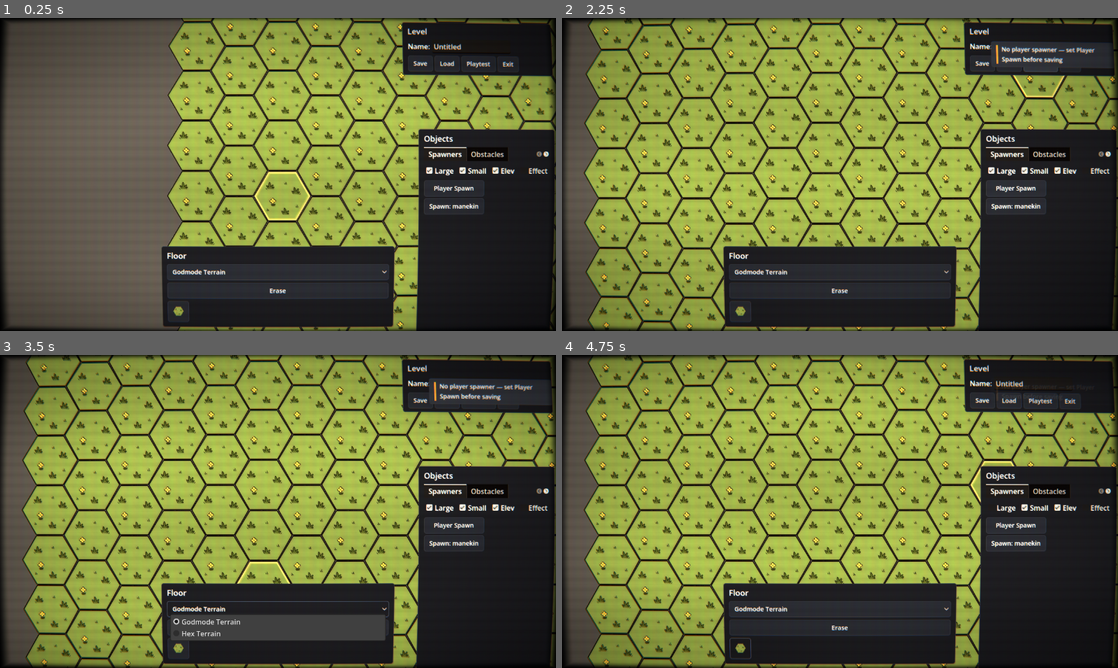
Above: before the commit, frames 1-4 (two rows, left to right).
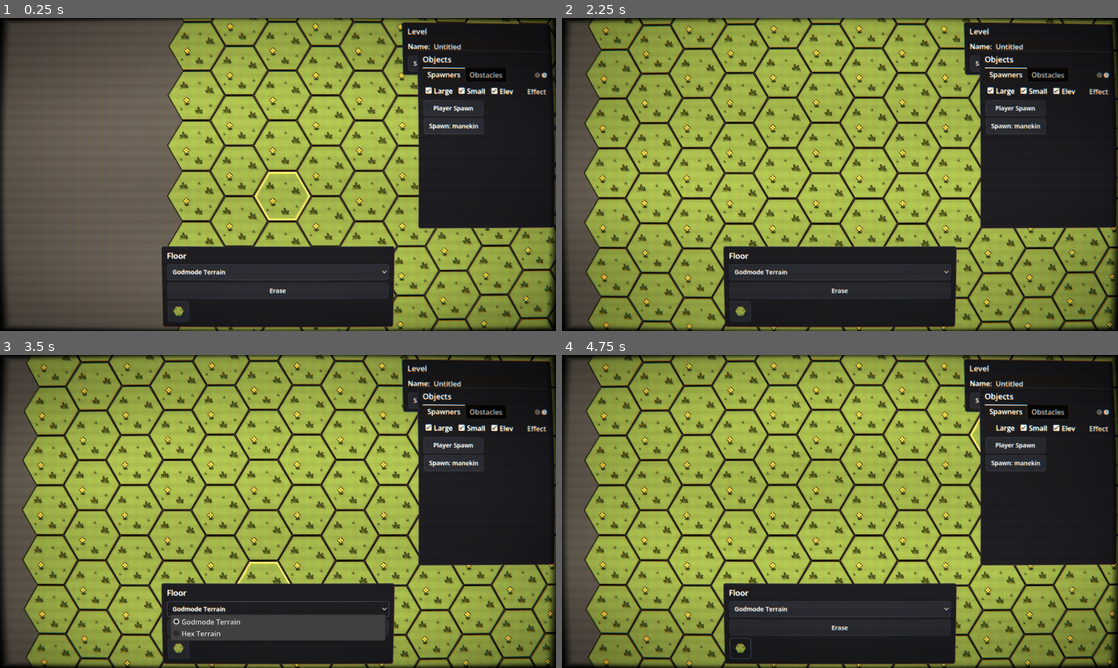
Above: after the commit, the same moments.

Repository: TortikP/GameJamProject
Game: Godot game, scene res://scenes/dev/map_editor.tscn
Same seed, same stepped clock (60 frames per second), same inputs: the game is played once before the commit and once after it. This scene is started directly instead of the project's main scene.
Inputs (mouse positions are in pixels of both pictures, inside the frame that each line leads up to):
- Up to frame 1 (0.25 s): no input
- Up to frame 2 (2.25 s): tap Enter at 0.5 s; move the mouse to (962, 158) at 0.52 s; hold D (hex_move_bottom_right) 0.53-1.25 s; tap Q (cast_slot_0) at 0.6 s; click (962, 158) at 0.67 s; drag from (728, 190) to (812, 237) at 1.27 s; click "Playtest" at 2 s
- Up to frame 3 (3.5 s): click "Godmode Terrain" at 2.75 s
- Up to frame 4 (4.75 s): click (739, 646) at 3.5 s; click "Large" at 4.25 s

The runs differ from the first frame. In frame 1, 13% of the frame differs, in the area x 74-100%, y 10-100%; in frame 2, 15%, in the area x 74-100%, y 7-100%; in frame 3, 14%; in frame 4, 13%.

Commit message:
fix(020): playtest return, palette layout, FileDialog access
3 bugs from first playthrough:

1) FileDialog in main_menu.tscn used access=1 (FileDialog.ACCESS_USERDATA,
   = user://) instead of 0 (ACCESS_RESOURCES, = res://). Load Custom Level
   was opening user:// where there are no maps. The editor's own LoadFile
   dialog uses the FileDialog.ACCESS_RESOURCES constant (correct).

2) ObjectPalettePanel was anchored with offset_top=80 / offset_bottom=220
   on a 0.5/0.5 anchor — 140px tall. Inner ScrollContainer had a
   custom_minimum_size of (220, 380) which forced the panel to overflow
   its allotted vertical space. The overflow rendered tile-buttons over
   the TabBar's hitbox, making tab clicks unresponsive after the first
   tab change. Fix: anchor as RIGHT_WIDE strip (preset 11) from y=80 to
   y=screen_h-240, drop the ScrollContainer min-size, set SIZE_EXPAND_FILL
   on both VBox and ScrollContainer so they fill the panel naturally.

3) No way back to the editor from playtest. Wired Back-to-Editor:
   - ActiveLevel gained playtest_origin_path field + mark_playtest /
     can_return_to_editor / get_playtest_origin / clear_playtest_origin.
   - Editor's _on_playtest_requested now calls mark_playtest(PLAYTEST_PATH)
     before queue, so the round-trip is reversible.
   - Editor's _ready: if ActiveLevel.has_queued() at startup, load that
     level on top of the initial canvas instead of the blank 25x25 grass.
     Autosave-recovery prompt is skipped in this case (queued level is
     the explicit source of truth).
   - PauseMenu gained a 'Back to Editor' button (visible only when
     can_return_to_editor()), checks visibility on every open() call.
   - Godmode's Ctrl+E listener: if can_return_to_editor, queue the
     origin path before the scene change.
   - PauseMenu's Main Menu button clears playtest_origin (and queued)
     before transitioning, so a fresh battle from main menu doesn't
     accidentally pick up stale state.
   - MainMenu._ready defensively clears both ActiveLevel slots — covers
     the editor's Exit-to-main path which bypasses pause menu.

The Back-to-Editor button is hidden when ActiveLevel.can_return_to_editor()
is false (i.e. battle didn't come from a playtest), so it doesn't clutter
the regular Start Run / Godmode (dev) flows.

Diff:
--- a/scenes/dev/map_editor.tscn
+++ b/scenes/dev/map_editor.tscn
@@ -71,17 +71,16 @@
 
 [node name="ObjectPalettePanel" type="PanelContainer" parent="HUD"]
 script = ExtResource("11_op")
-anchors_preset = 6
+anchors_preset = 11
 anchor_left = 1.0
-anchor_top = 0.5
+anchor_top = 0.0
 anchor_right = 1.0
-anchor_bottom = 0.5
-offset_left = -260.0
+anchor_bottom = 1.0
+offset_left = -280.0
 offset_top = 80.0
 offset_right = -16.0
-offset_bottom = 220.0
+offset_bottom = -240.0
 grow_horizontal = 0
-grow_vertical = 2
 
 [node name="ToastLayer" parent="HUD" instance=ExtResource("8_toast")]
 
--- a/scenes/main_menu.tscn
+++ b/scenes/main_menu.tscn
@@ -81,7 +81,7 @@
 size = Vector2i(720, 480)
 ok_button_text = "Open"
 file_mode = 0
-access = 1
+access = 0
 current_dir = "res://data/maps/"
 filters = PackedStringArray("*.json ; Map JSON files")
 use_native_dialog = false
--- a/scenes/ui/pause_menu.tscn
+++ b/scenes/ui/pause_menu.tscn
@@ -33,6 +33,10 @@
 [node name="ResumeButton" type="Button" parent="Center/Panel/VBox"]
 text = "Resume"
 
+[node name="BackToEditorButton" type="Button" parent="Center/Panel/VBox"]
+visible = false
+text = "Back to Editor"
+
 [node name="RestartButton" type="Button" parent="Center/Panel/VBox"]
 text = "Restart Run"
 
--- a/scripts/infrastructure/active_level.gd
+++ b/scripts/infrastructure/active_level.gd
@@ -5,13 +5,22 @@
 ## Set by:
 ##   - Map editor on Playtest (writes __playtest__.json then queues it)
 ##   - Main menu on "Load Custom Level" (queues a user-picked file)
+##   - Pause menu on "Back to Editor" (re-queues the playtest origin)
 ## Read by:
 ##   - GodmodeController in _ready() — if has_queued() it loads via LevelLoader
 ##     instead of running the procedural _paint_grid() / _place_player() path
+##   - MapEditorController in _ready() — if has_queued() it applies that
+##     LevelData on top of the initial canvas (so Back-to-Editor reopens
+##     the same map being playtested)
 ##
 ## consume() clears the slot — same path will not re-trigger on the next scene.
+##
+## playtest_origin_path is a separate slot tracking "this run came from the
+## editor's Playtest button". Pause menu shows Back-to-Editor only when this
+## is set; cleared on main-menu transitions to avoid stale state across runs.
 
 var queued_path: String = ""
+var playtest_origin_path: String = ""
 
 
 func queue(path: String) -> void:
@@ -30,3 +39,23 @@
 
 func clear() -> void:
 	queued_path = ""
+
+
+# ── Playtest origin tracking ────────────────────────────────────────────────
+
+## Marks "this is the path the editor wrote for Playtest". Pause menu and
+## godmode's Ctrl+E use this to enable Back-to-Editor.
+func mark_playtest(path: String) -> void:
+	playtest_origin_path = path
+
+
+func can_return_to_editor() -> bool:
+	return playtest_origin_path != ""
+
+
+func get_playtest_origin() -> String:
+	return playtest_origin_path
+
+
+func clear_playtest_origin() -> void:
+	playtest_origin_path = ""
--- a/scripts/presentation/dev/map_editor_controller.gd
+++ b/scripts/presentation/dev/map_editor_controller.gd
@@ -117,17 +117,31 @@
 	_wire_object_palette()
 	_wire_meta_panel()
 
-	# 5. Autosave timer
+	# 5. Autosave timer (recovery prompt deferred to step 7 once we know
+	#    whether a queued level is taking precedence)
 	_autosave_timer = Timer.new()
 	_autosave_timer.one_shot = true
 	_autosave_timer.wait_time = AUTOSAVE_DEBOUNCE_SEC
 	_autosave_timer.timeout.connect(_do_autosave)
 	add_child(_autosave_timer)
-	_check_autosave_recovery.call_deferred()
 
 	# 6. Initial level baseline
 	_rebuild_level_floor_from_canvas()
 	_dirty = false  # initial paint isn't a user edit
+
+	# 7. If we arrived here from a Back-to-Editor / queued path, load that
+	# level on top of the initial canvas. Skip autosave recovery in this
+	# case — the queued level is the explicit source of truth right now;
+	# we don't want to nag about a stale __autosave__.json.
+	if ActiveLevel.has_queued():
+		var queued_path: String = ActiveLevel.consume()
+		var loaded: LevelData = LevelSerializer.load_from(queued_path)
+		if loaded != null:
+			_apply_level(loaded)
+			_dirty = false  # just-loaded state isn't yet a user edit
+			GameLogger.info("MapEditor", "Resumed queued level: %s" % queued_path)
+	else:
+		_check_autosave_recovery.call_deferred()
 
 	GameLogger.info("MapEditor", "ready. LMB=place/paint, RMB=delete (2-step), Erase from FloorPalette")
 
@@ -646,6 +660,9 @@
 	if not LevelSerializer.save(_level, PLAYTEST_PATH):
 		EventBus.ui_toast_requested.emit("Не удалось записать playtest", 2.0, &"error")
 		return
+	# Mark origin so the playtest scene can offer Back-to-Editor; queue the
+	# same path so godmode loads it on _ready.
+	ActiveLevel.mark_playtest(PLAYTEST_PATH)
 	ActiveLevel.queue(PLAYTEST_PATH)
 	get_tree().change_scene_to_file(GODMODE_SCENE)
 
--- a/scripts/presentation/dev/object_palette_panel.gd
+++ b/scripts/presentation/dev/object_palette_panel.gd
@@ -91,9 +91,15 @@
 	_content = VBoxContainer.new()
 	_content.add_theme_constant_override("separation", 4)
 	var scroll := ScrollContainer.new()
-	scroll.custom_minimum_size = Vector2(220, 380)
+	scroll.size_flags_vertical = Control.SIZE_EXPAND_FILL
+	scroll.size_flags_horizontal = Control.SIZE_EXPAND_FILL
+	scroll.horizontal_scroll_mode = ScrollContainer.SCROLL_MODE_DISABLED
 	scroll.add_child(_content)
 	vbox.add_child(scroll)
+
+	# VBox itself should fill the panel so the scroll has room to expand.
+	vbox.size_flags_vertical = Control.SIZE_EXPAND_FILL
+	vbox.size_flags_horizontal = Control.SIZE_EXPAND_FILL
 
 
 func _make_filter(label: String, default_on: bool) -> CheckBox:
--- a/scripts/presentation/godmode/godmode_controller.gd
+++ b/scripts/presentation/godmode/godmode_controller.gd
@@ -438,6 +438,11 @@
 		return
 	if event.is_action_pressed("dev_open_editor"):
 		# 020 — global hotkey: jump straight to the map editor from any battle.
+		# If this run originated from the editor's Playtest (ActiveLevel marks
+		# the path), queue it back so the editor reopens with the same map
+		# instead of a fresh canvas.
+		if ActiveLevel.can_return_to_editor():
+			ActiveLevel.queue(ActiveLevel.get_playtest_origin())
 		get_viewport().set_input_as_handled()
 		get_tree().change_scene_to_file("res://scenes/dev/map_editor.tscn")
 		return
--- a/scripts/presentation/main_menu.gd
+++ b/scripts/presentation/main_menu.gd
@@ -30,6 +30,11 @@
 
 
 func _ready() -> void:
+	# 020 — Main menu is the "all state clean" reset point. Clear any stale
+	# ActiveLevel slots from a previous run/playtest so Start Run / Godmode
+	# can't accidentally pick up a queued level or stale playtest origin.
+	ActiveLevel.clear()
+	ActiveLevel.clear_playtest_origin()
 	_apply_theme()
 	EventBus.ui_theme_reloaded.connect(_apply_theme)
 	_start_btn.pressed.connect(_on_start)
--- a/scripts/presentation/pause_menu.gd
+++ b/scripts/presentation/pause_menu.gd
@@ -17,6 +17,7 @@
 @onready var _panel: PanelContainer = $Center/Panel
 @onready var _title: Label = $Center/Panel/VBox/Title
 @onready var _resume_btn: Button = $Center/Panel/VBox/ResumeButton
+@onready var _back_to_editor_btn: Button = $Center/Panel/VBox/BackToEditorButton
 @onready var _restart_btn: Button = $Center/Panel/VBox/RestartButton
 @onready var _settings_btn: Button = $Center/Panel/VBox/SettingsButton
 @onready var _menu_btn: Button = $Center/Panel/VBox/MainMenuButton
@@ -29,6 +30,7 @@
 	_apply_theme()
 	EventBus.ui_theme_reloaded.connect(_apply_theme)
 	_resume_btn.pressed.connect(close)
+	_back_to_editor_btn.pressed.connect(_on_back_to_editor)
 	_restart_btn.pressed.connect(_on_restart)
 	_settings_btn.pressed.connect(_on_settings)
 	_menu_btn.pressed.connect(_on_main_menu)
@@ -43,13 +45,17 @@
 	if _panel:
 		_panel.add_theme_stylebox_override("panel", UiTheme.make_modal_stylebox())
 	UiTheme.apply_label_kind(_title, "display")
-	for btn in [_resume_btn, _restart_btn, _settings_btn, _menu_btn, _quit_btn]:
+	for btn in [_resume_btn, _back_to_editor_btn, _restart_btn, _settings_btn, _menu_btn, _quit_btn]:
 		UiTheme.apply_button_styling(btn)
 
 
 func open() -> void:
 	if visible:
 		return
+	# Refresh "Back to Editor" visibility — only relevant when the current
+	# run came from the map editor's Playtest button (020).
+	if _back_to_editor_btn != null:
+		_back_to_editor_btn.visible = ActiveLevel.can_return_to_editor()
 	visible = true
 	UiHelpers.emit_modal_opened(MODAL_ID, true)
 	_resume_btn.grab_focus()
@@ -97,9 +103,26 @@
 	var ok: bool = await _confirm.ask("Return to main menu?", "Current run will end.",
 			"Main Menu", "Cancel", true)
 	if ok:
+		# 020 — leaving for main menu invalidates the playtest-origin link;
+		# clear it so a future Ctrl+E from a different battle doesn't try to
+		# return us to a stale editor session.
+		ActiveLevel.clear_playtest_origin()
+		ActiveLevel.clear()
 		close()
 		EventBus.main_menu_entered.emit()
 		get_tree().change_scene_to_file("res://scenes/main_menu.tscn")
+
+
+## 020 — Back-to-Editor: only visible when ActiveLevel.can_return_to_editor().
+## Re-queues the playtest origin path so the editor reopens with the same
+## map. We don't clear playtest_origin_path here in case the user wants to
+## bounce back-and-forth (editor → playtest → editor → playtest).
+func _on_back_to_editor() -> void:
+	if not ActiveLevel.can_return_to_editor():
+		return
+	ActiveLevel.queue(ActiveLevel.get_playtest_origin())
+	close()
+	get_tree().change_scene_to_file("res://scenes/dev/map_editor.tscn")
 
 
 func _on_quit() -> void:
